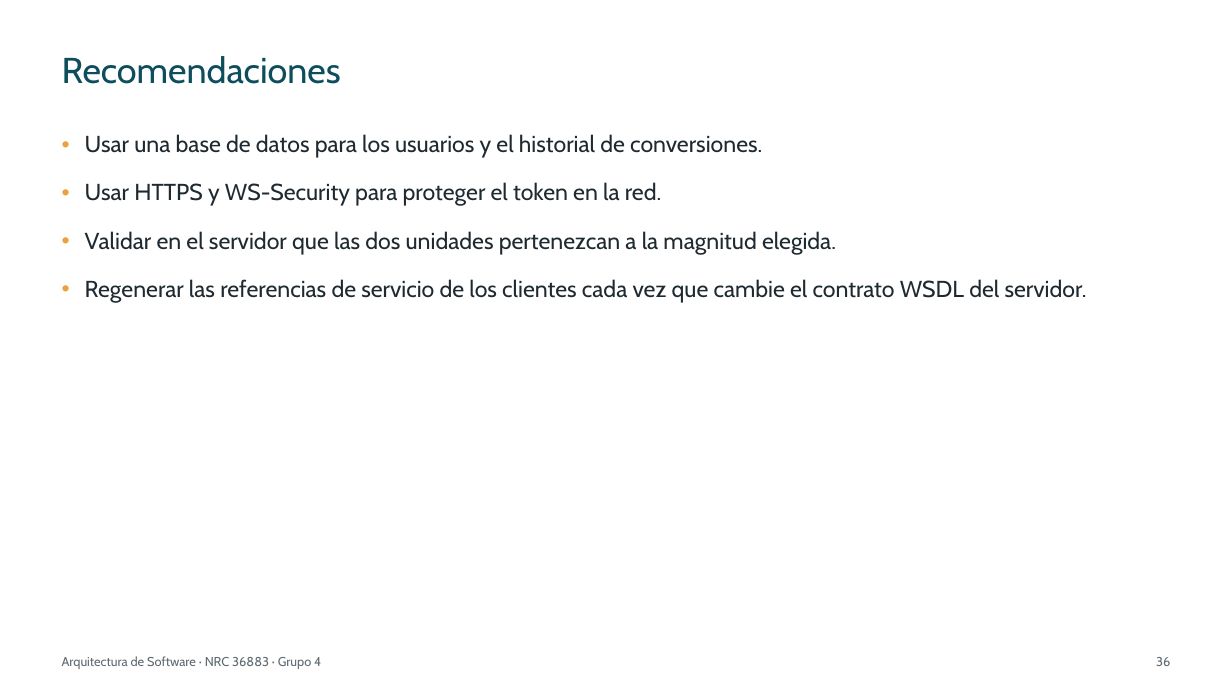
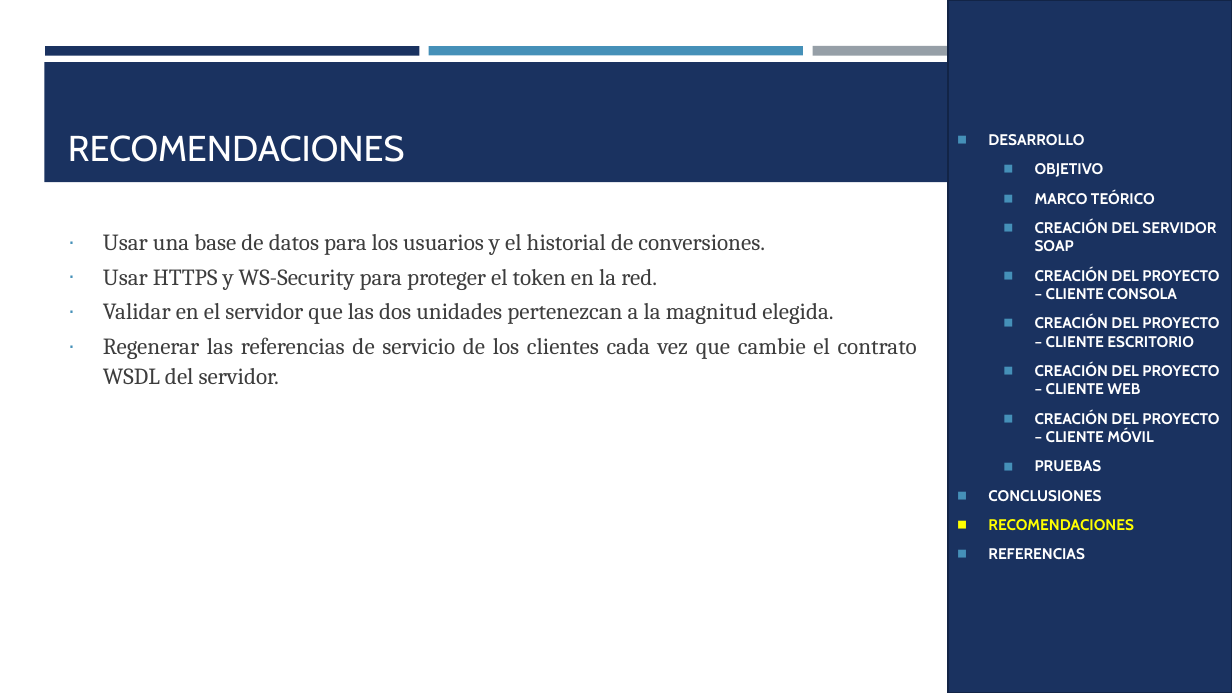
Before and after one commit to IMarcusDev/TI.1.2.-PAO202651_SOAP_DOTNET_SINBDD_NRC_36883_GR04, a slide deck: slide 29 of 05. DOCUMENTACION/PRESENTACION TI.1.2. SOAP sin BDD en DOTNET GR4.pptx (slide 36 before the commit). Drawn at 1232x693 pixels with LibreOffice and Linux fonts; fonts in the diff are those of the drawing. Boxes give left, top, right and bottom in pixels: in the first picture for what was removed or moved away, otherwise in the second. Text is boxed around its words. In the diff, an @@ line names an element or a change of style, - is before the commit and + after.

```diff
--- a/05. DOCUMENTACION/PRESENTACION TI.1.2. SOAP sin BDD en DOTNET GR4.pptx
+++ b/05. DOCUMENTACION/PRESENTACION TI.1.2. SOAP sin BDD en DOTNET GR4.pptx
@@ rectangle added at <box>948,0,1232,693</box>, fill #1A3260, outline #122446 1.75 pt, 12 pt, text #FFFFFF, bold @@
+◼ DESARROLLO
+  ◼ OBJETIVO
+  ◼ MARCO TEÓRICO
+  ◼ CREACIÓN DEL SERVIDOR SOAP
+  ◼ CREACIÓN DEL PROYECTO – CLIENTE CONSOLA
+  ◼ CREACIÓN DEL PROYECTO – CLIENTE ESCRITORIO
+  ◼ CREACIÓN DEL PROYECTO – CLIENTE WEB
+  ◼ CREACIÓN DEL PROYECTO – CLIENTE MÓVIL
+  ◼ PRUEBAS
+◼ CONCLUSIONES
+◼ RECOMENDACIONES
+◼ REFERENCIAS
@@ rectangle added at <box>45,46,420,55</box>, fill #1A3260 @@
@@ rectangle added at <box>429,46,803,55</box>, fill #4590B8 @@
@@ rectangle added at <box>812,46,1187,56</box>, fill #969FA7 @@
@@ rectangle added at <box>44,62,1188,182</box>, fill #1A3260 @@
@@ title "RECOMENDACIONES" at <box>68,135,405,162</box>: vertical alignment middle to bottom @@
@@ title at <box>68,135,405,162</box>: text changed; text colour #0E4D5C to #FFFFFF @@
-Recomendaciones
+RECOMENDACIONES
@@ text "Usar una base de datos ...": place and size @@
-text "Usar una base de datos ..." at <box>85,134,1087,303</box>
+text "Usar una base de datos ..." at <box>103,234,917,384</box>
@@ text "Usar una base de datos ..." at <box>103,234,917,384</box>: font Cabin to Cambria, text colour #1F2A30 to #3D3D3D; alignment left to justified; bullet • to ∙; line spacing 0.9 to 1.07; less space between paragraphs; bullet colour #E8A33D to #4590B8 @@
@@ text removed at <box>62,656,321,669</box> @@
-Arquitectura de Software · NRC 36883 · Grupo 4
@@ page number removed at <box>1156,657,1170,666</box> @@
-36
```
Also in this commit, not shown: 22 other slides changed, 7 slides added, 15 slides removed.
